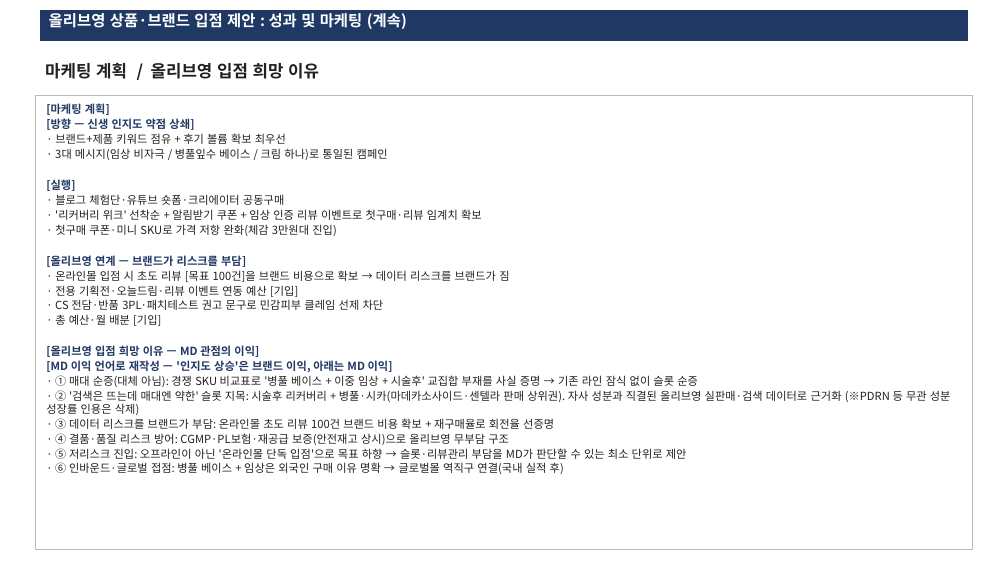
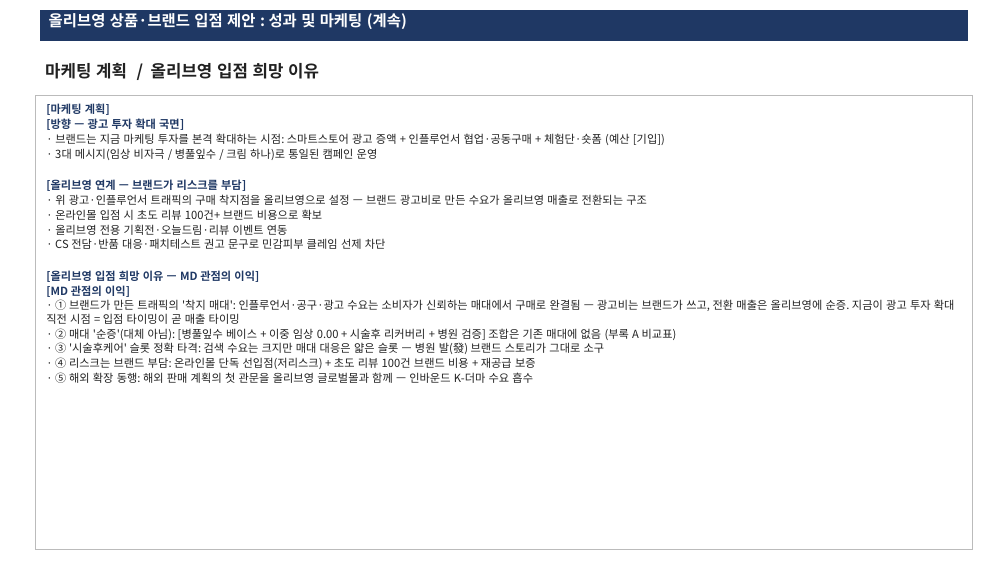
Before and after one commit to terrypark2003/sloboda-marketing, a slide deck: slide 6 of olive_young_proposal_SLOBODA.pptx. Drawn at 1008x567 pixels with LibreOffice and Linux fonts; fonts in the diff are those of the drawing. Boxes give left, top, right and bottom in pixels: in the first picture for what was removed or moved away, otherwise in the second. Text is boxed around its words. In the diff, an @@ line names an element or a change of style, - is before the commit and + after.

```diff
--- a/olive_young_proposal_SLOBODA.pptx
+++ b/olive_young_proposal_SLOBODA.pptx
@@ text in rectangle at [46,118,665,160]: text changed @@
-[방향 — 신생 인지도 약점 상쇄]
-· 브랜드+제품 키워드 점유 + 후기 볼륨 확보 최우선
-· 3대 메시지(임상 비자극 / 병풀잎수 베이스 / 크림 하나)로 통일된 캠페인
-[실행]
-· 블로그 체험단·유튜브 숏폼·크리에이터 공동구매
-· '리커버리 위크' 선착순 + 알림받기 쿠폰 + 임상 인증 리뷰 이벤트로 첫구매·리뷰 임계치 확보
-· 첫구매 쿠폰·미니 SKU로 가격 저항 완화(체감 3만원대 진입)
+[방향 — 광고 투자 확대 국면]
+· 브랜드는 지금 마케팅 투자를 본격 확대하는 시점: 스마트스토어 광고 증액 + 인플루언서 협업·공동구매 + 체험단·숏폼 (예산 [기입])
+· 3대 메시지(임상 비자극 / 병풀잎수 / 크림 하나)로 통일된 캠페인 운영
@@ text in rectangle at [55,194,647,249]: text changed @@
-· 온라인몰 입점 시 초도 리뷰 [목표 100건]을 브랜드 비용으로 확보 → 데이터 리스크를 브랜드가 짐
-· 전용 기획전·오늘드림·리뷰 이벤트 연동 예산 [기입]
-· CS 전담·반품 3PL·패치테스트 권고 문구로 민감피부 클레임 선제 차단
-· 총 예산·월 배분 [기입]
+· 위 광고·인플루언서 트래픽의 구매 착지점을 올리브영으로 설정 — 브랜드 광고비로 만든 수요가 올리브영 매출로 전환되는 구조
+· 온라인몰 입점 시 초도 리뷰 100건+ 브랜드 비용으로 확보
+· 올리브영 전용 기획전·오늘드림·리뷰 이벤트 연동
+· CS 전담·반품 대응·패치테스트 권고 문구로 민감피부 클레임 선제 차단
@@ text in rectangle at [46,285,955,383]: text changed @@
-[MD 이익 언어로 재작성 — '인지도 상승'은 브랜드 이익, 아래는 MD 이익]
-· ① 매대 순증(대체 아님): 경쟁 SKU 비교표로 '병풀 베이스 + 이중 임상 + 시술후' 교집합 부재를 사실 증명 → 기존 라인 잠식 없이 슬롯 순증
-· ② '검색은 뜨는데 매대엔 약한' 슬롯 지목: 시술후 리커버리 + 병풀·시카(마데카소사이드·센텔라 판매 상위권). 자사 성분과 직결된 올리브영 실판매·검색 데이터로 근거화 (※PDRN 등 무관 성분 성장률 인용은 삭제)
-· ③ 데이터 리스크를 브랜드가 부담: 온라인몰 초도 리뷰 100건 브랜드 비용 확보 + 재구매율로 회전율 선증명
-· ④ 결품·품질 리스크 방어: CGMP·PL보험·재공급 보증(안전재고 상시)으로 올리브영 무부담 구조
-· ⑤ 저리스크 진입: 오프라인이 아닌 '온라인몰 단독 입점'으로 목표 하향 → 슬롯·리뷰관리 부담을 MD가 판단할 수 있는 최소 단위로 제안
-· ⑥ 인바운드·글로벌 접점: 병풀 베이스 + 임상은 외국인 구매 이유 명확 → 글로벌몰 역직구 연결(국내 실적 후)
+[MD 관점의 이익]
+· ① 브랜드가 만든 트래픽의 '착지 매대': 인플루언서·공구·광고 수요는 소비자가 신뢰하는 매대에서 구매로 완결됨 — 광고비는 브랜드가 쓰고, 전환 매출은 올리브영에 순증. 지금이 광고 투자 확대 직전 시점 = 입점 타이밍이 곧 매출 타이밍
+· ② 매대 '순증'(대체 아님): [병풀잎수 베이스 + 이중 임상 0.00 + 시술후 리커버리 + 병원 검증] 조합은 기존 매대에 없음 (부록 A 비교표)
+· ③ '시술후케어' 슬롯 정확 타격: 검색 수요는 크지만 매대 대응은 얇은 슬롯 — 병원 발(發) 브랜드 스토리가 그대로 소구
+· ④ 리스크는 브랜드 부담: 온라인몰 단독 선입점(저리스크) + 초도 리뷰 100건 브랜드 비용 + 재공급 보증
+· ⑤ 해외 확장 동행: 해외 판매 계획의 첫 관문을 올리브영 글로벌몰과 함께 — 인바운드 K-더마 수요 흡수
```
Also in this commit, not shown: 6 other slides changed, 1 other file.
